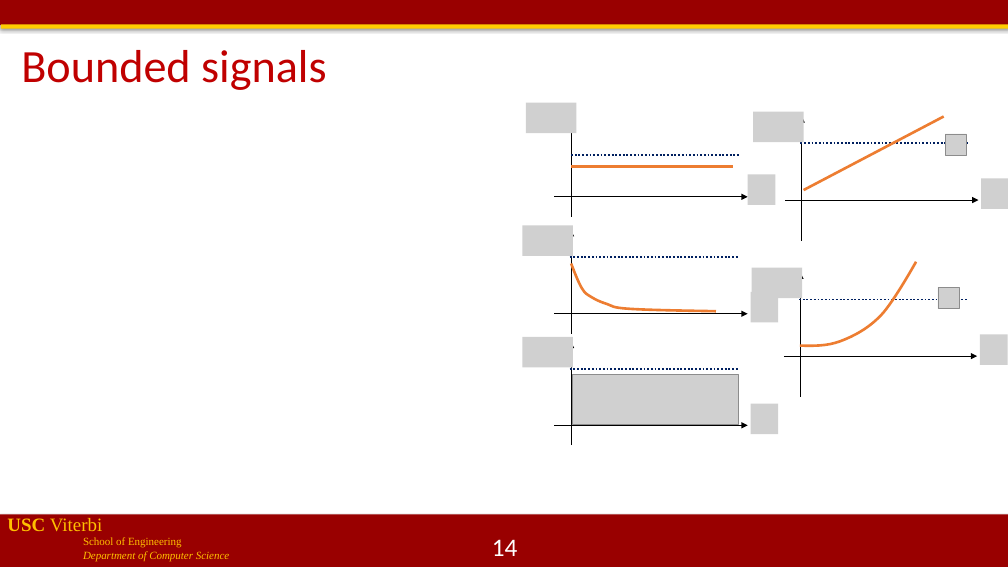
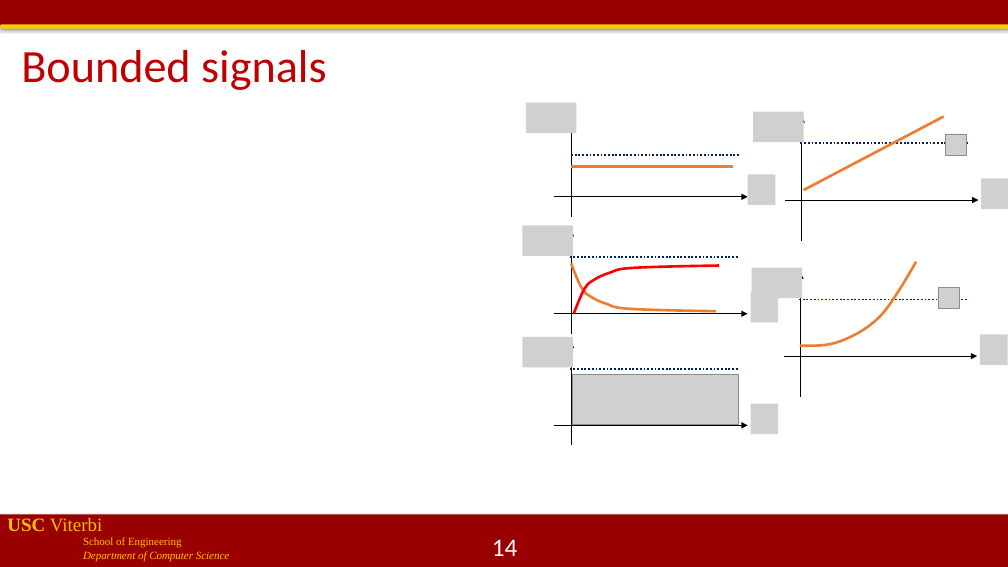
Before and after one commit to jdeshmukh/jdeshmukh.github.io, a slide deck: slide 14 of teaching/cs513-autocps-fall-2020/lecture4-Stability-Hybrid-Systems.pptx. Drawn at 1008x567 pixels with LibreOffice and Linux fonts; fonts in the diff are those of the drawing; grey boxes stand for pictures; background and template pictures are left out. Boxes give left, top, right and bottom in pixels: in the first picture for what was removed or moved away, otherwise in the second. Text is boxed around its words. In the diff, an @@ line names an element or a change of style, - is before the commit and + after.

```diff
--- a/teaching/cs513-autocps-fall-2020/lecture4-Stability-Hybrid-Systems.pptx
+++ b/teaching/cs513-autocps-fall-2020/lecture4-Stability-Hybrid-Systems.pptx
@@ freeform shape added at [574,265,719,313], outline #FF0000 2.5 pt @@
```
Also in this commit, not shown: 3 other files.
